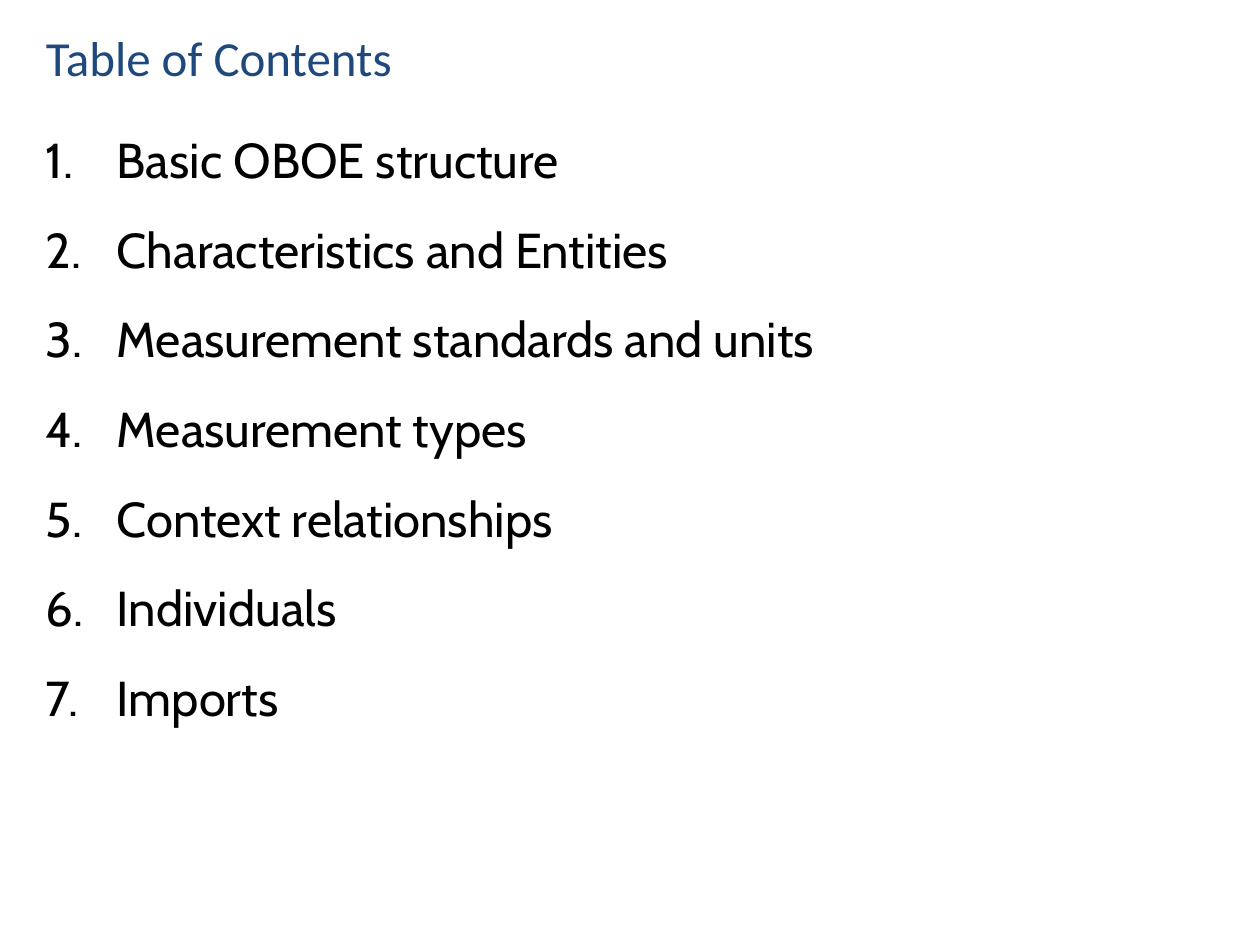
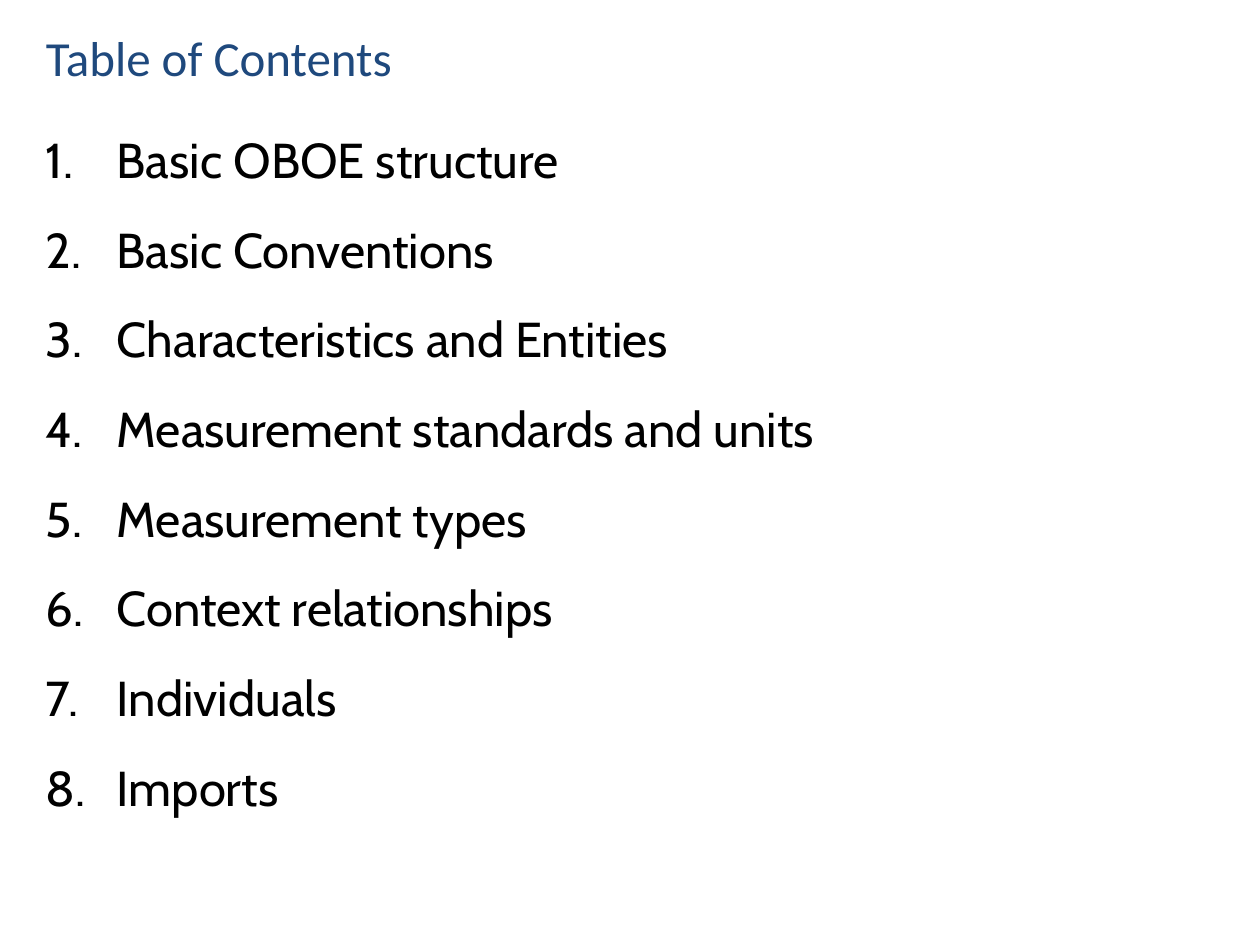
Before and after one commit to NCEAS/semtools, a slide deck: slide 2 of dev/oboe/docs/oboe-design-patterns.pptx. Drawn at 1260x945 pixels with LibreOffice and Linux fonts; fonts in the diff are those of the drawing. Boxes give left, top, right and bottom in pixels: in the first picture for what was removed or moved away, otherwise in the second. Text is boxed around its words. In the diff, an @@ line names an element or a change of style, - is before the commit and + after.

```diff
--- a/dev/oboe/docs/oboe-design-patterns.pptx
+++ b/dev/oboe/docs/oboe-design-patterns.pptx
@@ text at bbox=[117, 233, 493, 269]: paragraph added @@
+2. Basic Conventions
```
Also in this commit, not shown: 1 other slide changed, 2 slides added, 3 other files.
